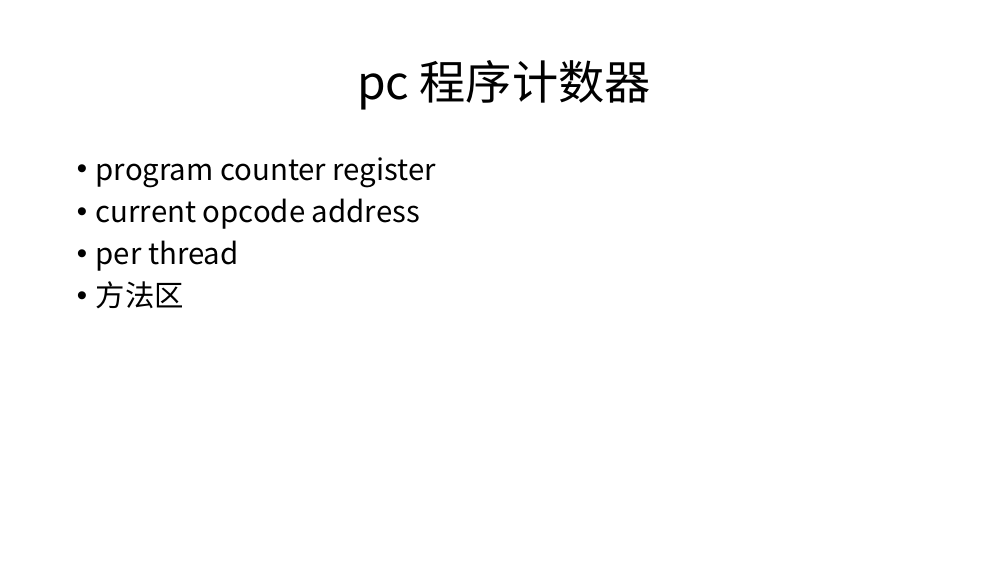
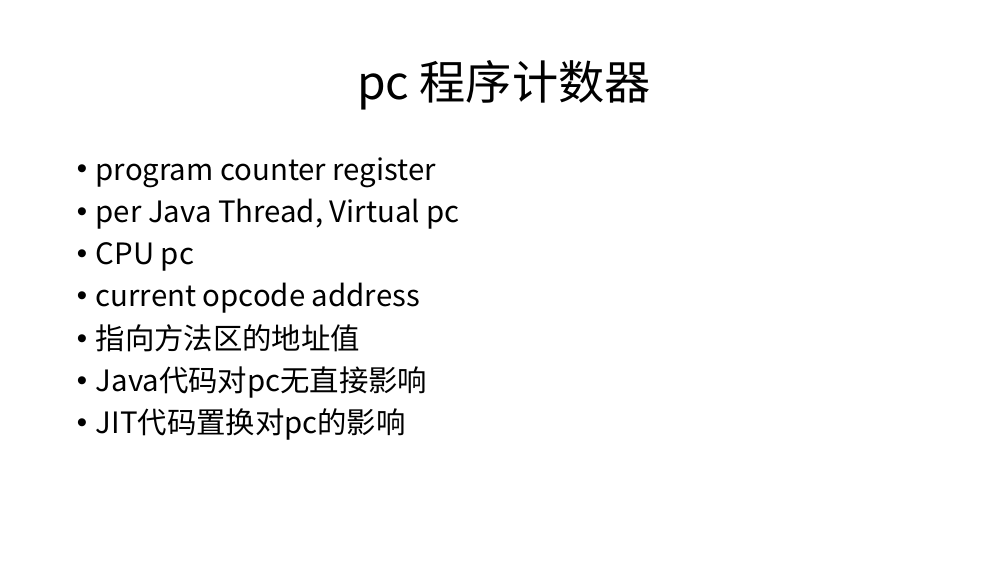
Before and after one commit to cncounter/translation, a slide deck: slide 8 of tiemao_2019/25_jvm_toc/01.JVM体系结构概述.pptx (slide 7 before the commit). Drawn at 1008x567 pixels with LibreOffice and Linux fonts; fonts in the diff are those of the drawing. Boxes give left, top, right and bottom in pixels: in the first picture for what was removed or moved away, otherwise in the second. Text is boxed around its words. In the diff, an @@ line names an element or a change of style, - is before the commit and + after.

```diff
--- a/tiemao_2019/25_jvm_toc/01.JVM体系结构概述.pptx
+++ b/tiemao_2019/25_jvm_toc/01.JVM体系结构概述.pptx
@@ text at (96, 198, 460, 271): paragraphs added @@
+• per Java Thread, Virtual pc
+• CPU pc
@@ text at (96, 324, 428, 440): text changed @@
-• per thread
-• 方法区
+• 指向方法区的地址值
+• Java代码对pc无直接影响
+• JIT代码置换对pc的影响
```
Also in this commit, not shown: 3 other slides changed, 2 slides added, 3 other files.
